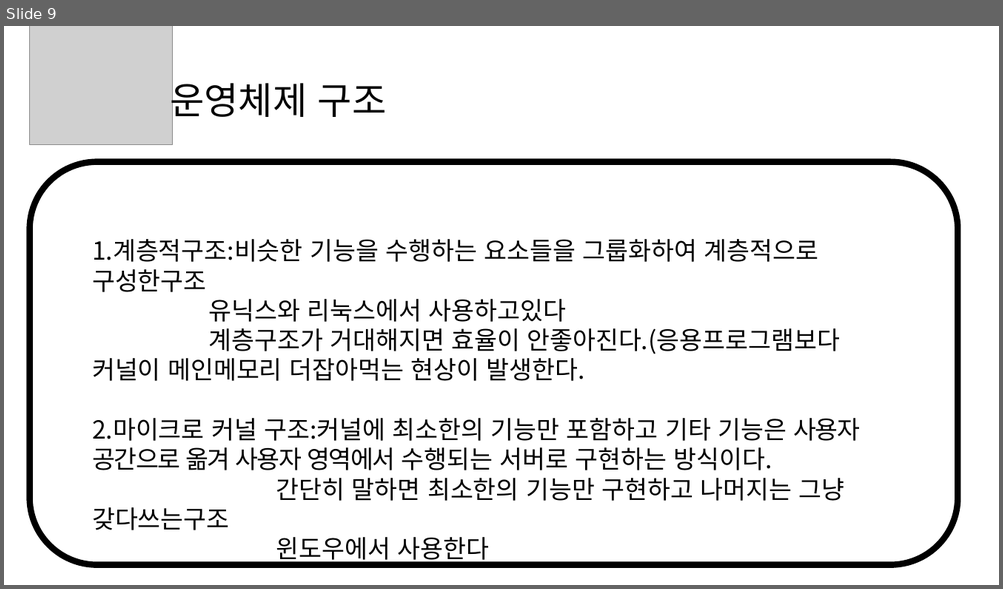
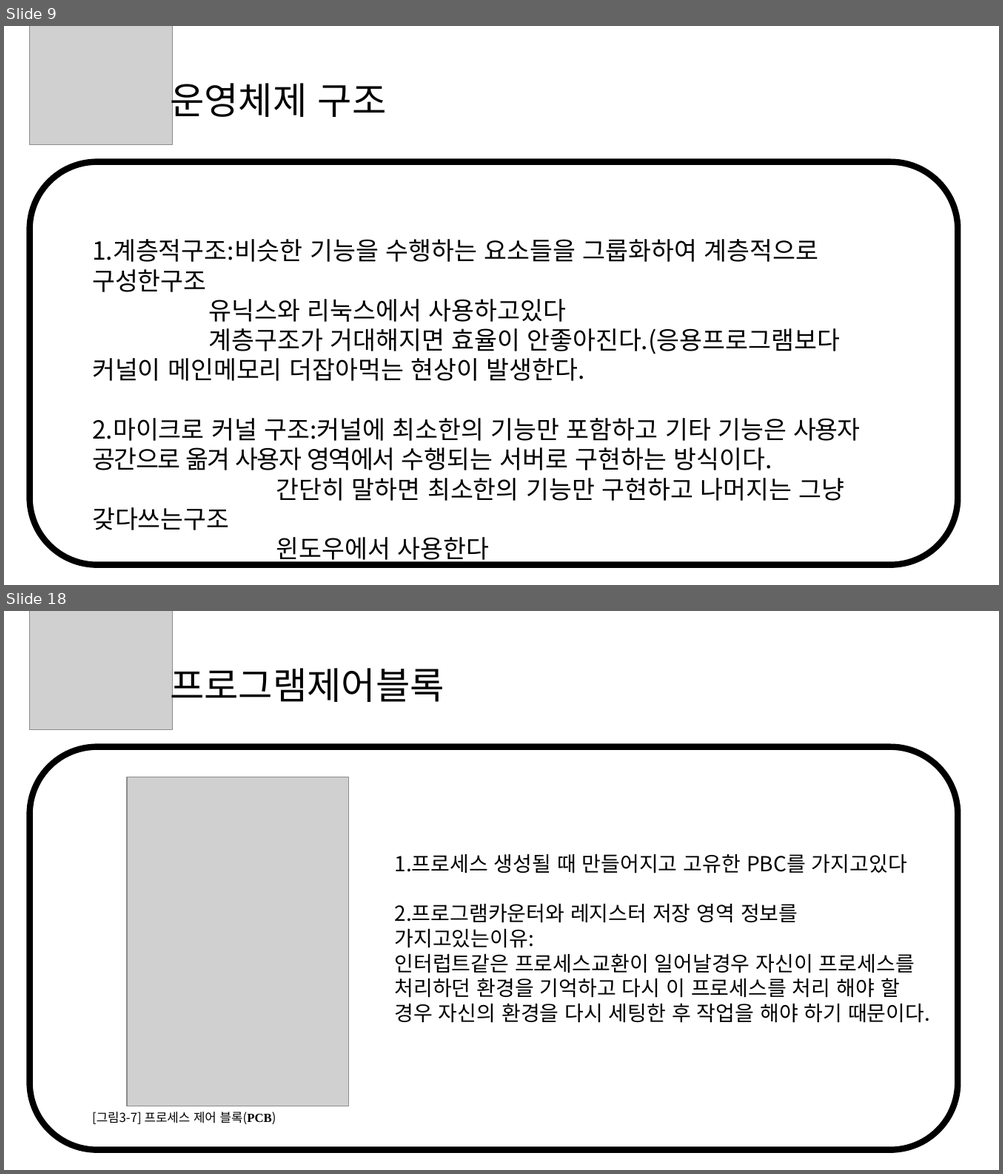
Before and after one commit to lukawitch/dailyblog, a slide deck: 전공/운영체제.pptx. Shown one above the other, each under a label of ours: slide 9 before the commit, slides 9 and 18 after it; the slides between them are not shown. The pictures are 1003x589 and 1003x1174 pixels, drawn with LibreOffice and Linux fonts; fonts in the diff are those of the drawing; grey boxes stand for pictures. Boxes give left, top, right and bottom in pixels: in the first picture for what was removed or moved away, otherwise in the second. Text is boxed around its words. In the diff, an @@ line names an element or a change of style, - is before the commit and + after.

```diff
--- a/전공/운영체제.pptx
+++ b/전공/운영체제.pptx
@@ slide 18 added at <box>4,611,999,1170</box>, background #FFFFFF @@
@@ picture added at <box>29,611,173,729</box> @@
@@ text added at <box>170,661,444,709</box>, 36 pt, text #000000 @@
+프로그램제어블록
@@ rounded rectangle added at <box>29,747,958,1150</box>, outline #000000 6 pt @@
@@ picture added at <box>127,777,349,1107</box> @@
@@ text added at <box>395,854,930,1023</box>, 20 pt, text #000000 @@
+1.프로세스 생성될 때 만들어지고 고유한 PBC를 가지고있다
+2.프로그램카운터와 레지스터 저장 영역 정보를 가지고있는이유:
+인터럽트같은 프로세스교환이 일어날경우 자신이 프로세스를 처리하던 환경을 기억하고 다시 이 프로세스를 처리 해야 할 경우 자신의 환경을 다시 세팅한 후 작업을 해야 하기 때문이다.
@@ text added at <box>92,1112,276,1125</box>, 12 pt, text #000000 @@
+[그림3-7] 프로세스 제어 블록(PCB)
```
Also in this commit, not shown: 18 other slides added, 1 other file.
